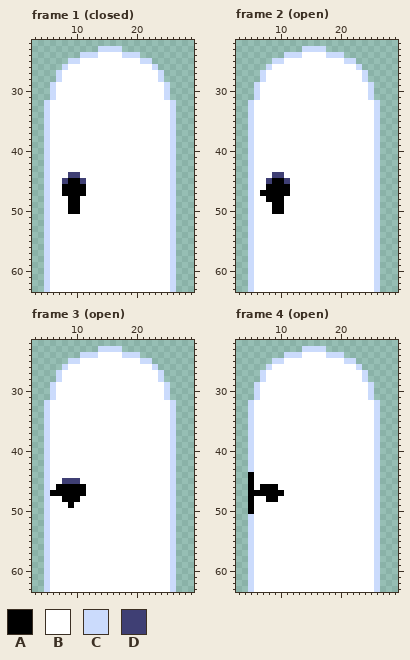
Pixel-art file, stored at GraphicResources/Door.aseprite. This is how it looked before the edit.
32x64 pixels, 26 frames. Shown: frame 1 (closed): x 3..29, y 22..63; frame 2 (open): x 3..29, y 22..63; frame 3 (open): x 3..29, y 22..63; frame 4 (open): x 3..29, y 22..63. The commit also changed other frames, which this record leaves out.
Palette (. is transparent): A #000000  B #ffffff  C #cbdbfc  D #3f3f74
After:
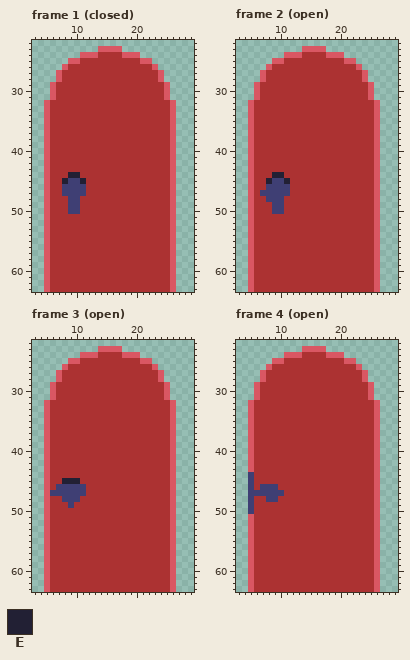
Colours new in this view: E #222034
The edit:
layer "Clear" added
Colour B changes from #ffffff to #ac3232.
Colour C changes from #cbdbfc to #d95763.
Frame 1 (closed), layer "Clear":
The author changed colour A to colour D in row 45 at x 9 to 10; in rows 46 to 47 at x 8 to 11; in rows 48 to 50 at x 9 to 10.
The author changed colour D to colour E in row 44 at x 9 to 10; in row 45 at x 8 and 11.
Frame 2 (open), layer "Clear":
The author changed colour A to colour D in row 45 at x 9 to 10; in row 46 at x 8 to 11; in row 47 at x 7 to 11; in row 48 at x 8 to 10; in rows 49 to 50 at x 9 to 10.
The author changed colour D to colour E in row 44 at x 9 to 10; in row 45 at x 8 and 11.
Frame 3 (open), layer "Clear":
The author changed colour A to colour D in row 46 at x 7 to 11; in row 47 at x 6 to 11; in row 48 at x 8 to 10; in row 49 at x 9.
The author changed colour D to colour E in row 45 at x 8 to 10.
Frame 4 (open), layer "Clear":
The author changed colour A to colour D in rows 44 to 45 at x 5; in row 46 at x 5 and 7 to 9; in row 47 at x 5 to 10; in row 48 at x 5 and 8 to 9; in rows 49 to 50 at x 5.
Changed places in both pictures, as pixel boxes (x1, y1, x2, y2):
changed: (44, 46, 176, 292)
changed: (248, 46, 380, 292)
changed: (44, 346, 176, 592)
changed: (248, 346, 380, 592)
